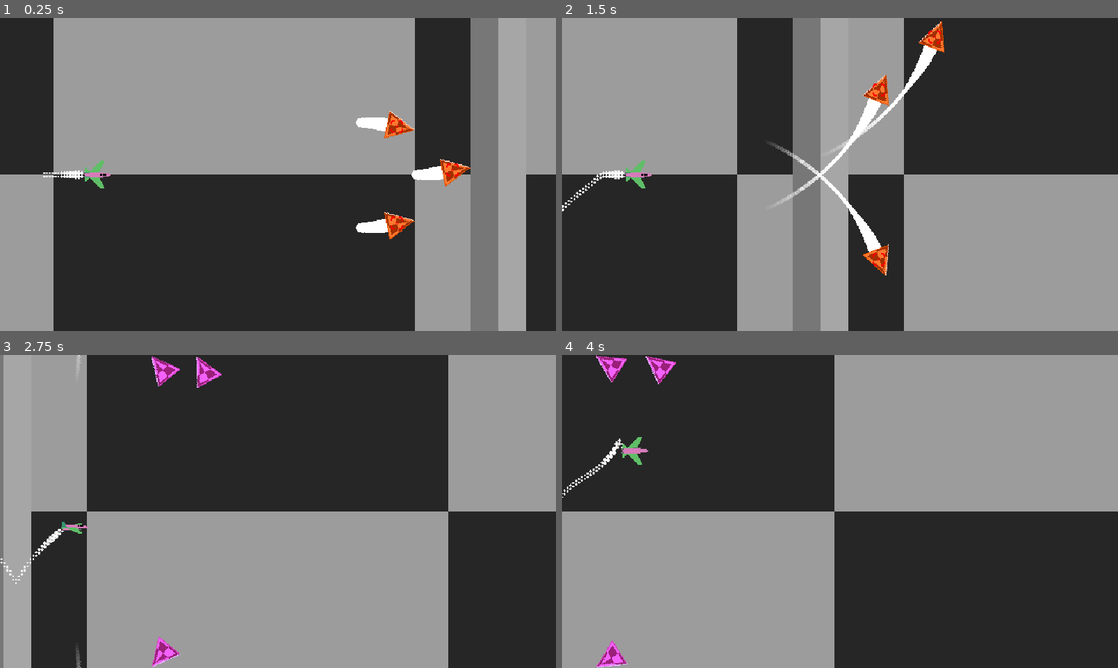
Above: before the commit, frames 1-4 (two rows, left to right).
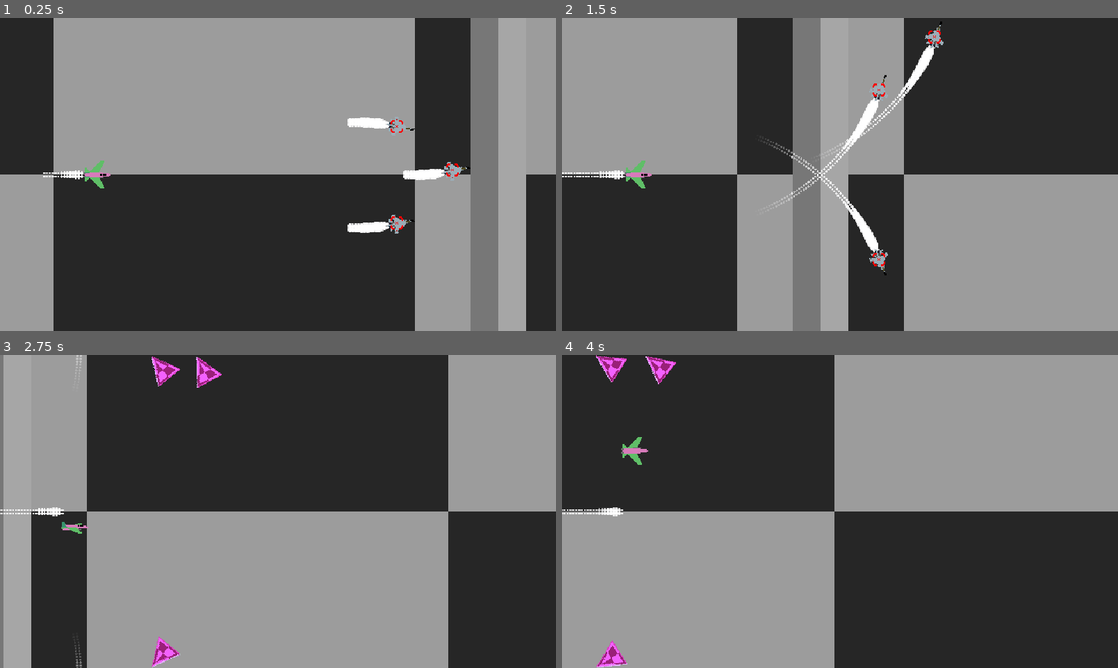
Above: after the commit, the same moments.

Repository: woliveira82/redot-aircraft-prototype
Game: Godot game, scene res://scenes/main.tscn
The game is run twice, just before and just after one commit, with the same random seed, the same clock (stepped at 60 frames per second) and the same inputs. Before the commit the project starts from res://main.tscn.
Inputs (mouse positions are in pixels of both pictures, inside the frame that each line leads up to):
- Up to frame 1 (0.25 s): no input
- Up to frame 2 (1.5 s): move the mouse to (962, 158) at 0.52 s; hold E (high_g_barrel_right) 0.53-1.28 s; tap Ctrl (g_turn, bound only before the commit) at 0.6, 1.35 s; click (962, 158) at 0.67 s; move the mouse to (728, 190) at 1.27 s; hold Down (move_down) from 1.28 s (still down); click (728, 190) at 1.42 s
- Up to frame 3 (2.75 s): move the mouse to (333, 442) at 2.02 s; release Down (move_down) at 2.03 s; hold E (high_g_barrel_right) from 2.03 s (still down); tap Space (shoot_cannon) at 2.1 s; click (333, 442) at 2.17 s; tap Ctrl (g_turn, bound only before the commit) at 2.3 s
- Up to frame 4 (4 s): move the mouse to (812, 574) at 2.77 s; release E (high_g_barrel_right) at 2.78 s; hold Up (move_up) 2.78-3.53 s; tap Ctrl (g_turn, bound only before the commit) at 2.85, 3.6 s; click (812, 574) at 2.92 s; move the mouse to (1006, 558) at 3.52 s; hold Q (high_g_barrel_left) from 3.53 s (still down); click (1006, 558) at 3.67 s

The runs differ from the first frame. In frame 1, 0.9% of the frame differs, in the area x 62-85%, y 29-71%; in frame 2, 1.5%, in the area x 0-69%, y 1-83%; in frame 3, 0.4%; in frame 4, 0.3%.

Commit message:
refact: dir, enemy sprites

Diff:
--- a/globals/input_handler.gd
+++ b/globals/input_handler.gd
@@ -5,6 +5,7 @@
 signal on_high_g_barrel_right
 signal on_shoot_started
 signal on_shoot_stoped
+signal on_missile_launched(target: Node2D)
 
 
 func _input(event: InputEvent) -> void:
--- a/project.godot
+++ b/project.godot
@@ -11,7 +11,7 @@
 [application]
 
 config/name="Dogfight-prototype"
-run/main_scene="res://main.tscn"
+run/main_scene="res://scenes/main.tscn"
 config/features=PackedStringArray("4.3", "Forward Plus")
 config/icon="res://icon.svg"
 
@@ -57,11 +57,6 @@
 , Object(InputEventKey,"resource_local_to_scene":false,"resource_name":"","device":-1,"window_id":0,"alt_pressed":false …(183 unchanged characters)…
 ]
 }
-g_turn={
-"deadzone": 0.5,
-"events": [Object(InputEventKey,"resource_local_to_scene":false,"resource_name":"","device":-1,"window_id":0,"alt_pressed":false,"shift_pressed":false,"ctrl_pressed":false,"meta_pressed":false,"pressed":false,"keycode":0,"physical_keycode":4194326,"key_label":0,"unicode":0,"location":0,"echo":false,"script":null)
-]
-}
 high_g_barrel_left={
 "deadzone": 0.5,
 "events": [Object(InputEventKey,"resource_local_to_scene":false,"resource_name":"","device":-1,"window_id":0,"alt_press …(192 unchanged characters)…
@@ -77,6 +72,11 @@
 "events": [Object(InputEventKey,"resource_local_to_scene":false,"resource_name":"","device":-1,"window_id":0,"alt_press …(191 unchanged characters)…
 ]
 }
+launch_missile={
+"deadzone": 0.5,
+"events": [Object(InputEventMouseButton,"resource_local_to_scene":false,"resource_name":"","device":-1,"window_id":0,"alt_pressed":false,"shift_pressed":false,"ctrl_pressed":false,"meta_pressed":false,"button_mask":2,"position":Vector2(119, 15),"global_position":Vector2(128, 61),"factor":1.0,"button_index":2,"canceled":false,"pressed":true,"double_click":false,"script":null)
+]
+}
 
 [layer_names]
 
--- a/scenes/bullet/bullet.tscn
+++ b/scenes/components/bullet/bullet.tscn
@@ -1,6 +1,6 @@
 [gd_scene load_steps=5 format=3 uid="uid://cduopc8ukaxd6"]
 
-[ext_resource type="Script" path="res://scenes/bullet/bullet.gd" id="1_3oxrv"]
+[ext_resource type="Script" path="res://scenes/components/bullet/bullet.gd" id="1_3oxrv"]
 [ext_resource type="PackedScene" uid="uid://cx14hfrgi6go4" path="res://scenes/components/hurtbox/hurtbox.tscn" id="2_jtc7h"]
 
 [sub_resource type="PlaceholderTexture2D" id="PlaceholderTexture2D_qaxr3"]
--- a/scenes/enemies/enemy.tscn
+++ b/scenes/enemies/enemy.tscn
@@ -1,10 +1,10 @@
 [gd_scene load_steps=9 format=3 uid="uid://dwnpv3s7it7pg"]
 
 [ext_resource type="Script" path="res://scenes/enemies/enemy.gd" id="1_41sj6"]
-[ext_resource type="Texture2D" uid="uid://ce4mp3tpj6u46" path="res://assets/Placeholders-32x32-13.png" id="2_5vjv6"]
-[ext_resource type="Texture2D" uid="uid://bk43e071r74nb" path="res://assets/white-circle.png" id="3_ennsh"]
+[ext_resource type="Texture2D" uid="uid://ca85s7hsv7cmq" path="res://assets/SU-30MKI-Sheet.png" id="2_565pu"]
+[ext_resource type="Texture2D" uid="uid://djepgqvulofcy" path="res://assets/blur-white-circle.png" id="3_heheb"]
 [ext_resource type="Script" path="res://scenes/enemies/cannon.gd" id="4_ybxm7"]
-[ext_resource type="PackedScene" uid="uid://cduopc8ukaxd6" path="res://scenes/bullet/bullet.tscn" id="5_o1l04"]
+[ext_resource type="PackedScene" uid="uid://cduopc8ukaxd6" path="res://scenes/components/bullet/bullet.tscn" id="5_o1l04"]
 [ext_resource type="PackedScene" uid="uid://cu50cxkxhwbwh" path="res://scenes/components/hitbox/hitbox.tscn" id="6_maemp"]
 
 [sub_resource type="Curve" id="Curve_503jj"]
@@ -20,18 +20,30 @@
 script = ExtResource("1_41sj6")
 
 [node name="Sprite2D" type="Sprite2D" parent="."]
-texture = ExtResource("2_5vjv6")
+texture = ExtResource("2_565pu")
+hframes = 4
+vframes = 4
 
-[node name="CPUParticles2D" type="CPUParticles2D" parent="Sprite2D"]
+[node name="CPUParticlesLeft" type="CPUParticles2D" parent="Sprite2D"]
 show_behind_parent = true
+position = Vector2(-12, -2)
 amount = 64
-texture = ExtResource("3_ennsh")
+texture = ExtResource("3_heheb")
+gravity = Vector2(0, 0)
+scale_amount_curve = SubResource("Curve_503jj")
+color_ramp = SubResource("Gradient_7860c")
+
+[node name="CPUParticlesRight" type="CPUParticles2D" parent="Sprite2D"]
+show_behind_parent = true
+position = Vector2(-12, 2)
+amount = 64
+texture = ExtResource("3_heheb")
 gravity = Vector2(0, 0)
 scale_amount_curve = SubResource("Curve_503jj")
 color_ramp = SubResource("Gradient_7860c")
 
 [node name="Cannon" type="Node2D" parent="."]
-position = Vector2(16, 0)
+position = Vector2(7, 0)
 script = ExtResource("4_ybxm7")
 bullet_scene = ExtResource("5_o1l04")
 
@@ -47,7 +59,7 @@
 collision_mask = 0
 
 [node name="CollisionPolygon2D" type="CollisionPolygon2D" parent="Hitbox"]
-polygon = PackedVector2Array(-16, -16, 16, 0, -16, 16)
+polygon = PackedVector2Array(-13, -16, 17, 0, -13, 16)
 
 [connection signal="area_entered" from="Cannon/ShootingArea" to="Cannon" method="_on_shooting_area_area_entered"]
 [connection signal="area_exited" from="Cannon/ShootingArea" to="Cannon" method="_on_shooting_area_area_exited"]
--- a/scenes/hud/enemy_tracker.gd
+++ b/scenes/hud/enemy_tracker.gd
@@ -4,7 +4,7 @@
 
 var _enemy_tracked: Node2D
 
-@onready var out_of_range_sprite: Sprite2D = $OutOfRangeSprite
+@onready var out_screen_sprite: Sprite2D = $OutScreenSprite
 @onready var on_screen_sprite: Sprite2D = $OnScreenSprite
 
 
@@ -19,16 +19,28 @@
 
 	if is_colliding():
 		on_screen_sprite.hide()
-		out_of_range_sprite.show()
+		out_screen_sprite.show()
 		var collision_point := get_collision_point() - position
-		out_of_range_sprite.position = collision_point
-		out_of_range_sprite.rotation = collision_point.angle()
+		out_screen_sprite.position = collision_point
+		out_screen_sprite.rotation = collision_point.angle()
 
 	else:
-		out_of_range_sprite.hide()
+		out_screen_sprite.hide()
 		on_screen_sprite.show()
 		on_screen_sprite.position = relative_position
 
 
 func set_enemy(enemy: Node2D):
 	_enemy_tracked = enemy
+
+
+func _on_on_screen_area_input_event(viewport: Node, event: InputEvent, shape_idx: int) -> void:
+	if event is InputEventMouseButton and event.pressed:
+		if (event as InputEventMouseButton).button_index == MOUSE_BUTTON_RIGHT:
+			InputHandler.on_missile_launched.emit(_enemy_tracked)
+
+
+func _on_out_screen_area_input_event(viewport: Node, event: InputEvent, shape_idx: int) -> void:
+	if event is InputEventMouseButton and event.pressed:
+		if (event as InputEventMouseButton).button_index == MOUSE_BUTTON_RIGHT:
+			InputHandler.on_missile_launched.emit(_enemy_tracked)
--- a/scenes/hud/enemy_tracker.tscn
+++ b/scenes/hud/enemy_tracker.tscn
@@ -1,8 +1,14 @@
-[gd_scene load_steps=4 format=3 uid="uid://bsg208xnrg8nu"]
+[gd_scene load_steps=6 format=3 uid="uid://bsg208xnrg8nu"]
 
 [ext_resource type="Script" path="res://scenes/hud/enemy_tracker.gd" id="1_ancv6"]
 [ext_resource type="Texture2D" uid="uid://bhccphfnvouvr" path="res://assets/Placeholders-32x32-18.png" id="1_d11tg"]
 [ext_resource type="Texture2D" uid="uid://beepcyanh00ta" path="res://assets/mouse-cursor-square-16.png" id="3_n1pp7"]
+
+[sub_resource type="CircleShape2D" id="CircleShape2D_boudi"]
+radius = 16.0
+
+[sub_resource type="CircleShape2D" id="CircleShape2D_iprgw"]
+radius = 16.0
 
 [node name="EnemyTracker" type="RayCast2D"]
 collision_mask = 128
@@ -10,12 +16,26 @@
 collide_with_bodies = false
 script = ExtResource("1_ancv6")
 
-[node name="OutOfRangeSprite" type="Sprite2D" parent="."]
+[node name="OutScreenSprite" type="Sprite2D" parent="."]
 position = Vector2(18, 0)
 texture = ExtResource("1_d11tg")
 offset = Vector2(-18, 0)
+
+[node name="OutScreenArea" type="Area2D" parent="OutScreenSprite"]
+position = Vector2(-18, 0)
+
+[node name="CollisionShape2D" type="CollisionShape2D" parent="OutScreenSprite/OutScreenArea"]
+shape = SubResource("CircleShape2D_boudi")
 
 [node name="OnScreenSprite" type="Sprite2D" parent="."]
 visible = false
 self_modulate = Color(1, 0, 0, 1)
 texture = ExtResource("3_n1pp7")
+
+[node name="OnScreenArea" type="Area2D" parent="OnScreenSprite"]
+
+[node name="CollisionShape2D" type="CollisionShape2D" parent="OnScreenSprite/OnScreenArea"]
+shape = SubResource("CircleShape2D_iprgw")
+
+[connection signal="input_event" from="OutScreenSprite/OutScreenArea" to="." method="_on_out_screen_area_input_event"]
+[connection signal="input_event" from="OnScreenSprite/OnScreenArea" to="." method="_on_on_screen_area_input_event"]
--- a/main.tscn
+++ b/scenes/main.tscn
@@ -1,10 +1,10 @@
 [gd_scene load_steps=10 format=3 uid="uid://c456k87rcla8r"]
 
-[ext_resource type="Texture2D" uid="uid://dvtx6o5x15tc3" path="res://assets/Placeholders-32x32-27.png" id="1_gw7bq"]
-[ext_resource type="PackedScene" uid="uid://bhu6yt022ld1c" path="res://scenes/player/player.tscn" id="2_x2e4t"]
-[ext_resource type="PackedScene" uid="uid://dwnpv3s7it7pg" path="res://scenes/enemies/enemy.tscn" id="3_tt4h1"]
-[ext_resource type="Script" path="res://scenes/hud/hud.gd" id="4_daemq"]
-[ext_resource type="PackedScene" uid="uid://bsg208xnrg8nu" path="res://scenes/hud/enemy_tracker.tscn" id="5_7ddsr"]
+[ext_resource type="Texture2D" uid="uid://dvtx6o5x15tc3" path="res://assets/Placeholders-32x32-27.png" id="1_sqpa7"]
+[ext_resource type="Script" path="res://scenes/hud/hud.gd" id="2_uf87t"]
+[ext_resource type="PackedScene" uid="uid://bsg208xnrg8nu" path="res://scenes/hud/enemy_tracker.tscn" id="3_w60mi"]
+[ext_resource type="PackedScene" uid="uid://bhu6yt022ld1c" path="res://scenes/player/player.tscn" id="4_8r3po"]
+[ext_resource type="PackedScene" uid="uid://dwnpv3s7it7pg" path="res://scenes/enemies/enemy.tscn" id="5_64frb"]
 
 [sub_resource type="WorldBoundaryShape2D" id="WorldBoundaryShape2D_4hmk0"]
 normal = Vector2(0, 1)
@@ -47,8 +47,9 @@
 grow_vertical = 2
 size_flags_horizontal = 6
 size_flags_vertical = 6
-script = ExtResource("4_daemq")
-enemy_tracker = ExtResource("5_7ddsr")
+mouse_filter = 2
+script = ExtResource("2_uf87t")
+enemy_tracker = ExtResource("3_w60mi")
 
 [node name="ViewportBoundaries" type="Area2D" parent="CanvasLayer/HUD"]
 collision_layer = 128
--- a/scenes/player/player.gd
+++ b/scenes/player/player.gd
@@ -14,6 +14,7 @@
 @onready var animation_player: AnimationPlayer = $AnimationPlayer
 @onready var sprite_2d: Sprite2D = $Sprite2D
 @onready var hitbox: Area2D = $Hitbox
+@onready var launcher: Node2D = $Launcher
 
 
 func _ready() -> void:
--- a/scenes/player/player.tscn
+++ b/scenes/player/player.tscn
@@ -1,11 +1,12 @@
-[gd_scene load_steps=14 format=3 uid="uid://bhu6yt022ld1c"]
+[gd_scene load_steps=15 format=3 uid="uid://bhu6yt022ld1c"]
 
 [ext_resource type="Script" path="res://scenes/player/player.gd" id="1_rjy3b"]
 [ext_resource type="Texture2D" uid="uid://dc52s0g784crp" path="res://assets/w-fighter-Sheet.png" id="2_3q8rd"]
 [ext_resource type="Script" path="res://scenes/player/sprite_2d.gd" id="3_5q88u"]
 [ext_resource type="Script" path="res://scenes/player/cannon.gd" id="4_3rb2r"]
 [ext_resource type="Texture2D" uid="uid://djepgqvulofcy" path="res://assets/blur-white-circle.png" id="4_a7uxc"]
-[ext_resource type="PackedScene" uid="uid://cduopc8ukaxd6" path="res://scenes/bullet/bullet.tscn" id="5_ldt7c"]
+[ext_resource type="PackedScene" uid="uid://cduopc8ukaxd6" path="res://scenes/components/bullet/bullet.tscn" id="5_ldt7c"]
+[ext_resource type="PackedScene" uid="uid://cwvgc04aa1xn5" path="res://scenes/components/launcher/launcher.tscn" id="7_ui1gv"]
 [ext_resource type="PackedScene" uid="uid://cu50cxkxhwbwh" path="res://scenes/components/hitbox/hitbox.tscn" id="8_lh6tu"]
 
 [sub_resource type="Curve" id="Curve_jgwmn"]
@@ -139,13 +140,14 @@
 script = ExtResource("1_rjy3b")
 
 [node name="Sprite2D" type="Sprite2D" parent="."]
+z_index = 10
 texture = ExtResource("2_3q8rd")
 hframes = 4
 vframes = 4
 frame = 4
 script = ExtResource("3_5q88u")
 
-[node name="CPUParticlesLeft" type="CPUParticles2D" parent="Sprite2D"]
+[node name="CPUParticlesLeft" type="CPUParticles2D" parent="."]
 show_behind_parent = true
 position = Vector2(-14, -2)
 rotation = -1.5708
@@ -155,7 +157,7 @@
 scale_amount_curve = SubResource("Curve_jgwmn")
 color_ramp = SubResource("Gradient_k86wc")
 
-[node name="CPUParticlesRight" type="CPUParticles2D" parent="Sprite2D"]
+[node name="CPUParticlesRight" type="CPUParticles2D" parent="."]
 show_behind_parent = true
 position = Vector2(-14, 2)
 rotation = -1.5708
@@ -165,13 +167,16 @@
 scale_amount_curve = SubResource("Curve_jgwmn")
 color_ramp = SubResource("Gradient_k86wc")
 
-[node name="Cannon" type="Node2D" parent="Sprite2D"]
+[node name="Cannon" type="Node2D" parent="."]
 position = Vector2(8, 3)
 script = ExtResource("4_3rb2r")
 bullet_scene = ExtResource("5_ldt7c")
 
-[node name="Timer" type="Timer" parent="Sprite2D/Cannon"]
+[node name="Timer" type="Timer" parent="Cannon"]
 wait_time = 0.2
+
+[node name="Launcher" parent="." instance=ExtResource("7_ui1gv")]
+position = Vector2(7, -2)
 
 [node name="RemoteTransform2D" type="RemoteTransform2D" parent="."]
 position = Vector2(150, 0)
@@ -191,4 +196,4 @@
 [node name="CollisionPolygon2D" type="CollisionPolygon2D" parent="Hitbox"]
 polygon = PackedVector2Array(-14, -4, -14, 4, 6, 14, 15, 0, 6, -14)
 
-[connection signal="timeout" from="Sprite2D/Cannon/Timer" to="Sprite2D/Cannon" method="_on_timer_timeout"]
+[connection signal="timeout" from="Cannon/Timer" to="Cannon" method="_on_timer_timeout"]
Binary file added: assets/SU-30MKI-Sheet.png
Renamed: scenes/bullet/bullet.gd -> scenes/components/bullet/bullet.gd
Not shown: 2 places in scenes/main.tscn that only renumber resources
